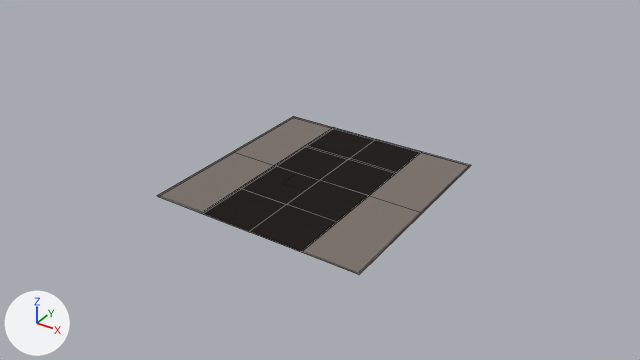
An edit to the Blender file panels/simple-panel/panel.blend, drawn before and after from the same camera.
Both versions are drawn from the file's camera 'camera'. Arrows for +X, +Y and +Z are at lower left; the lights stay in place. Mesh edges are drawn as thin lines.

Names of what the first picture shows: 'simple black ribbed 2x2', 'simple black ribbed 2x4', 'simple black ribbed 4x4'.
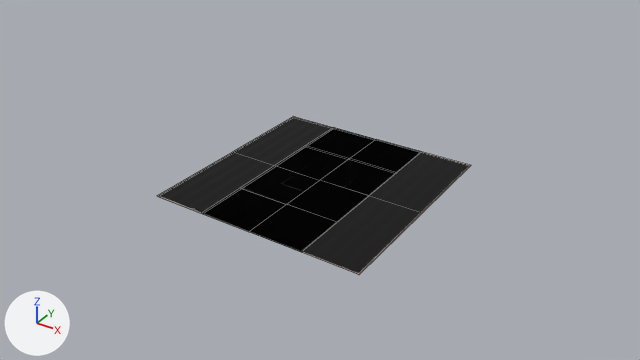
The change, as a list of edits to the scene's bpy script:
```text
Change mat_black_ribbed_panel:
    remove # nodes: Bump x3, Group x2, Mapping, Math, Mix x2, MixShader, ObjectInfo, OutputMaterial, TexCoord x2, TexGradient, TexImage, TexNoise, UVMap, ValToRGB x3
    nodes: Bump x3, Group x2, Mapping, Math, Mix x2, MixShader, ObjectInfo, OutputMaterial, TexCoord x2, TexGradient, TexImage, TexNoise, UVMap, ValToRGB x4
```

Where the change shows, as pixel boxes (x1, y1, x2, y2) in the pictures (640 x 360 px):
'simple black ribbed 4x4', recoloured (grey to black)
    both: (157, 116, 471, 275)
'simple black ribbed 2x4', recoloured
    both: (202, 127, 421, 251)
'simple black ribbed 2x2', recoloured
    both: (240, 165, 319, 203)
